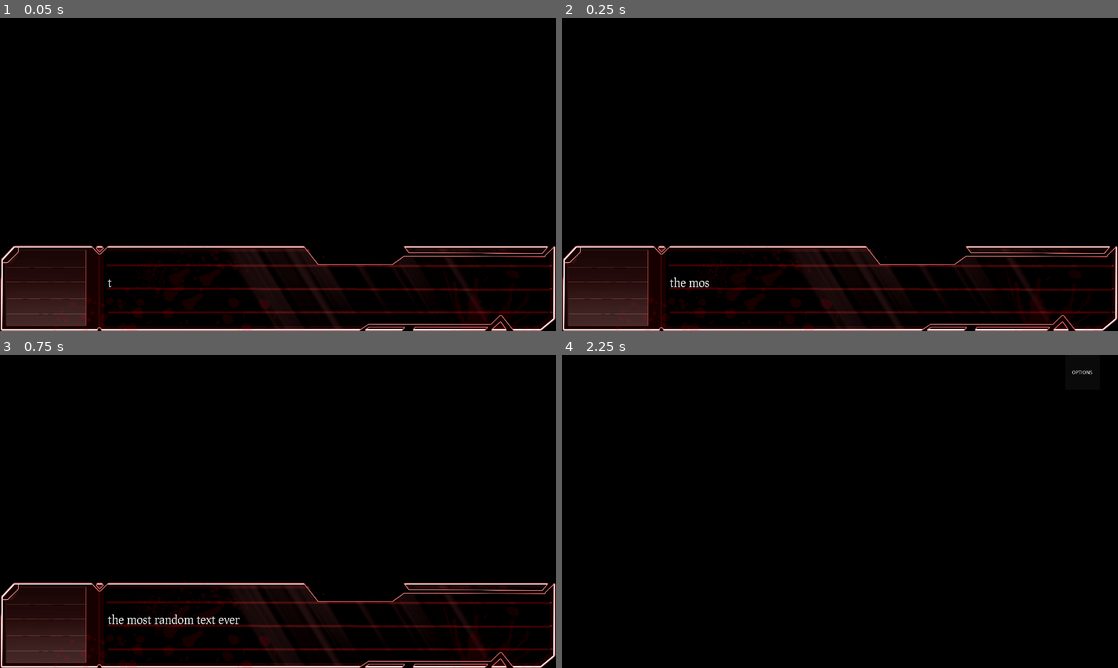
Above: before the commit, frames 1-4 (two rows, left to right).
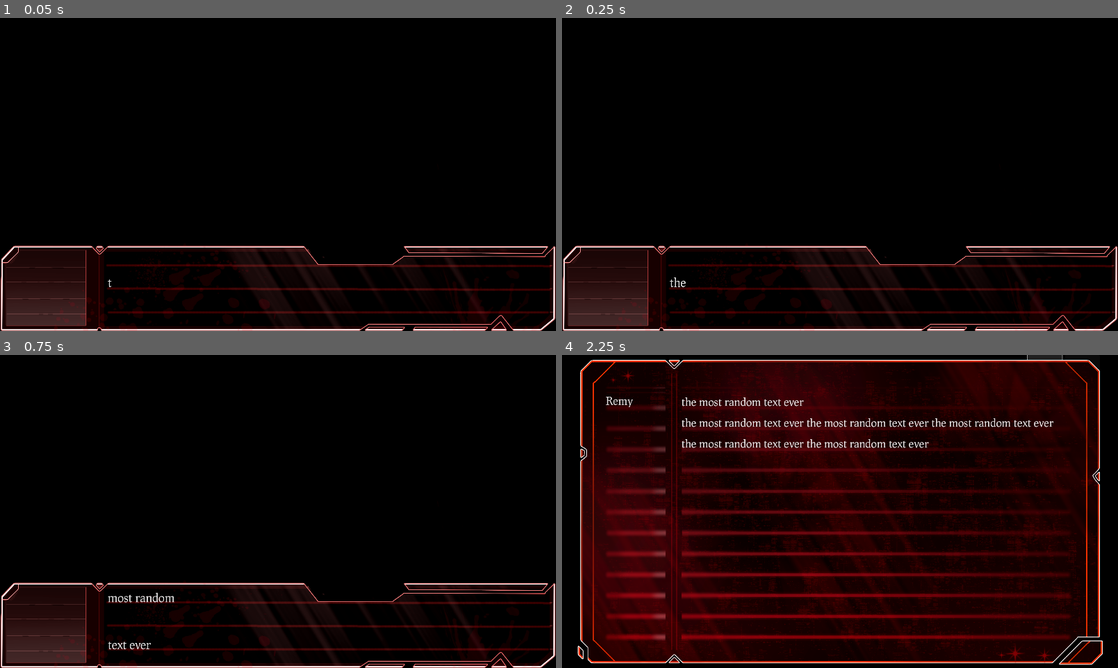
Above: after the commit, the same moments.

Repository: TomkoSK/Layers
Game: Godot game, scene res://Scenes/PrologueScene.tscn
The game is run twice, just before and just after one commit, with the same random seed, the same clock (stepped at 60 frames per second) and the same inputs. This scene is started directly instead of the project's main scene. Video files are missing from this copy of the repository; at most half a second of black plays in their place. Sound files missing from this copy of the repository are replaced by a short silence.
Inputs (mouse positions are in pixels of both pictures, inside the frame that each line leads up to):
- Up to frame 1 (0.05 s): no input
- Up to frame 2 (0.25 s): no input
- Up to frame 3 (0.75 s): click (266, 570) at 0.5 s
- Up to frame 4 (2.25 s): tap Enter (ui_accept) at 1.25, 1.52 s; move the mouse to (962, 495) at 1.27 s; hold Right (ui_right) 1.28-2 s; click (962, 495) at 1.42 s; click (1045, 373) at 2 s, where only the run after the commit has a clickable "BACKLOG"

Frame 1 is identical in both runs. In frame 2, less than 0.1% of the frame differs, in the area x 22-27%, y 83-86%; in frame 3, 0.5%; in frame 4, 66%, in the area x 2-98%, y 0-100%.

Commit message:
Removed space that is no longer needed in Backlog.gd

Diff:
--- a/Autoloaded/Backlog.gd
+++ b/Autoloaded/Backlog.gd
@@ -50,10 +50,7 @@
 
 func removeNewlines(text):
 	while(text.find("\n") != -1):#Keeps looping until it can't find any more \n characters
-		text = text.substr(0, text.find("\n"))+" "+text.substr(text.find("\n")+1)#Makes the string a substring of itself with every character except the \n
-		#The space is added where the \n used to be
-		#because without the newline, there needs to be something between the words (there is no space between the words)
-		#idk how to explain it well just please dont remove the space :3
+		text = text.substr(0, text.find("\n"))+text.substr(text.find("\n")+1)#Makes the string a substring of itself with every character except the \n
 	return text
 
 func addText(text):#textlines with the character name and the text will be passed to this function, in a format of ["CharacterName", "text"]
--- a/Scripts/PrologueScene.gd
+++ b/Scripts/PrologueScene.gd
@@ -30,10 +30,10 @@
 ["(Why am I even praying?\nI hate this place.\nThis world... so shrill and unpleasant. I hate it.)", "Remy"], ["(I'm...)", "Remy"]]
 
 
-var testdialogue = [["Remy", "the most random text ever", "res://Audio/test.mp3"], ["Remy", "the most random text ever the most random text ever the most random text ever the most random text ever the most random text ever", "res://Audio/test.mp3"]]
+var testdialogue = [["Remy", "the\n most random\n text ever", "res://Audio/test.mp3"], ["Remy", "the most random text ever the most random text ever the most random text ever the most random text ever the most random text ever", "res://Audio/test.mp3"]]
 var formattedDialogue = []#The dialogue is formatted into proper DialoguePlayer acceptable dialogue through code
 
 func scene():
 	DialoguePlayer.playDialogue(testdialogue)
 	await Signal(DialoguePlayer, "dialogueFinished")
-	UIButtons.set_visibility("options", true)
+	UIButtons.set_visibility("ui", true)
